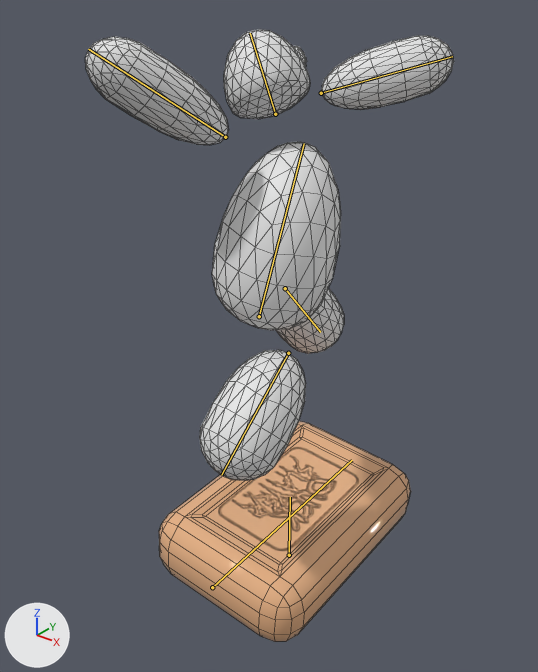
The Blender file gamejam2025/_3d/player.blend as it was, and as the next commit left it.
Rendered twice from a 50 mm lens placed at (4.79, -6.43, 7.26), pointed at (-0.15, -0.26, 3.43). Every picture has the same lights, and +X, +Y and +Z are marked at lower left. Both versions are drawn at frame 70 of the action 'CubeAction'; the numbers are the values there. The bones that bend it are drawn over the model as lines. Mesh edges are drawn as thin lines.

Objects in the first picture: 'BubbleBoy', 'Soap'.
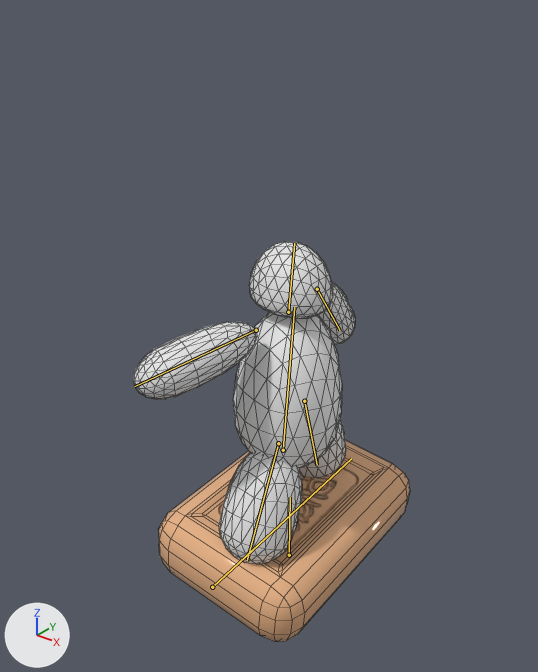
Pixel boxes [x1, y1, x2, y2] of what changed, in the pictures (538 x 672 px):
'BubbleBoy', posed (40% narrower, 28% shorter): before [85, 29, 454, 481]; after [133, 241, 355, 564]
'Soap', posed: before [159, 421, 411, 642]; after [158, 440, 410, 641]
bone 'Spine', root to tip: before (259, 316) to (304, 143); after (283, 450) to (294, 307)
bone 'Leg_R', root to tip: before (288, 353) to (221, 475); after (278, 443) to (247, 560)
bone 'Hand_R', root to tip: before (225, 137) to (88, 49); after (256, 330) to (134, 386)
bone 'Head', root to tip: before (275, 114) to (250, 33); after (288, 312) to (294, 243)
bone 'Soap', root to tip: before (212, 587) to (352, 460); after (212, 587) to (351, 458)
bone 'Leg_L', root to tip: before (285, 288) to (320, 332); after (304, 401) to (317, 465)
bone 'Hand_L', root to tip: before (321, 93) to (452, 56); after (317, 289) to (340, 330)

The change in detail:
Bone 'Spine' (bone_spine) moves from (-0.135, 2.618, 0.461) to (-0.034, 0.653, 0.115).
Bone 'Spine' (bone_spine) turns from (-11, 39, -18) to (-3, 42, -5) degrees about its own x, y and z.
Bone 'Leg_R' (bone_leg_r) moves from (0.461, -1.78, -0.505) to (0.194, -0.444, -0.126).
Bone 'Leg_R' (bone_leg_r) turns from (-48, -34, 34) to (-25, -42, 15) degrees about its own x, y and z.
Bone 'Hand_R' (bone_hand_r) moves from (-0.142, -2.613, -1.277) to (-0.035, -0.651, -0.318).
Bone 'Hand_R' (bone_hand_r) turns from (-119, 15, -28) to (-63, 28, -5) degrees about its own x, y and z.
Bone 'Head' (bone_head) moves from (-0.082, 3.016, 0.233) to (-0.02, 0.752, 0.058).
Bone 'Head' (bone_head) turns from (-4, 41, 24) to (-16, 77, -18) degrees about its own x, y and z.
Bone 'Soap' (bone_soap) moves from (0.0, 0.049, 0.575) to (0.0, 0.049, 0.584).
Bone 'Soap' (bone_soap) turns from (-1, -175, 1) to (-2, -174, 2) degrees about its own x, y and z.
Bone 'Leg_L' (bone_leg_l) moves from (-0.45, -1.981, 0.289) to (-0.112, -0.494, 0.072).
Bone 'Leg_L' (bone_leg_l) turns from (47, -36, -25) to (17, -42, -7) degrees about its own x, y and z.
Bone 'Hand_L' (bone_hand_l) moves from (-0.178, -2.9, 1.123) to (-0.081, -0.744, 0.312).
Bone 'Hand_L' (bone_hand_l) turns from (48, -26, -120) to (44, 50, 49) degrees about its own x, y and z.
